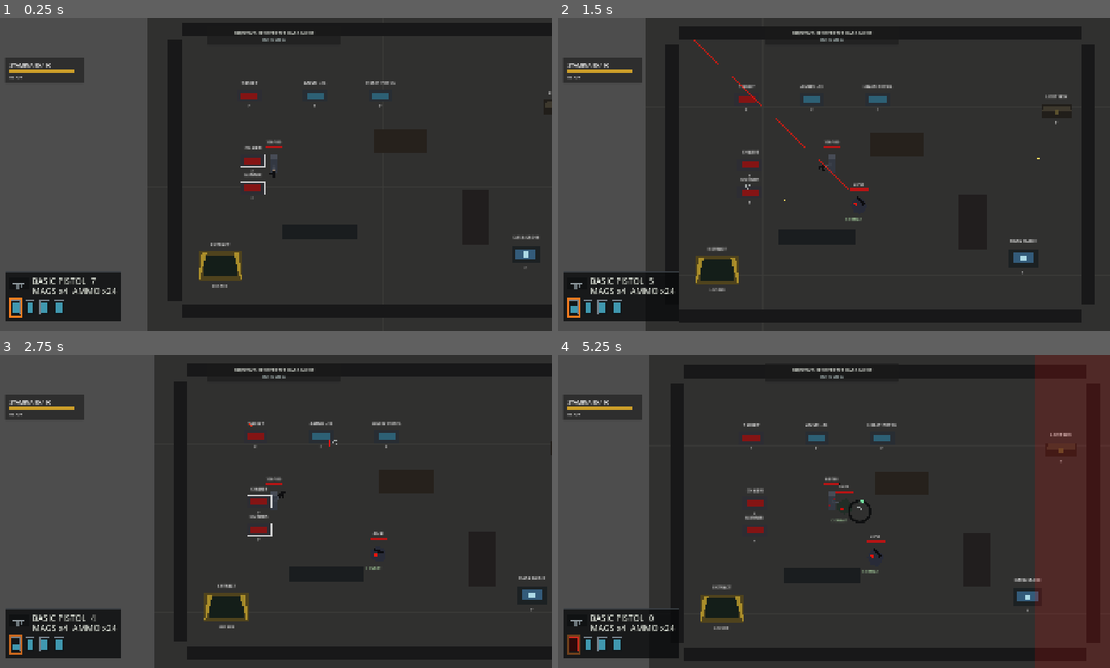
Above: before the commit, frames 1-4 (two rows, left to right).
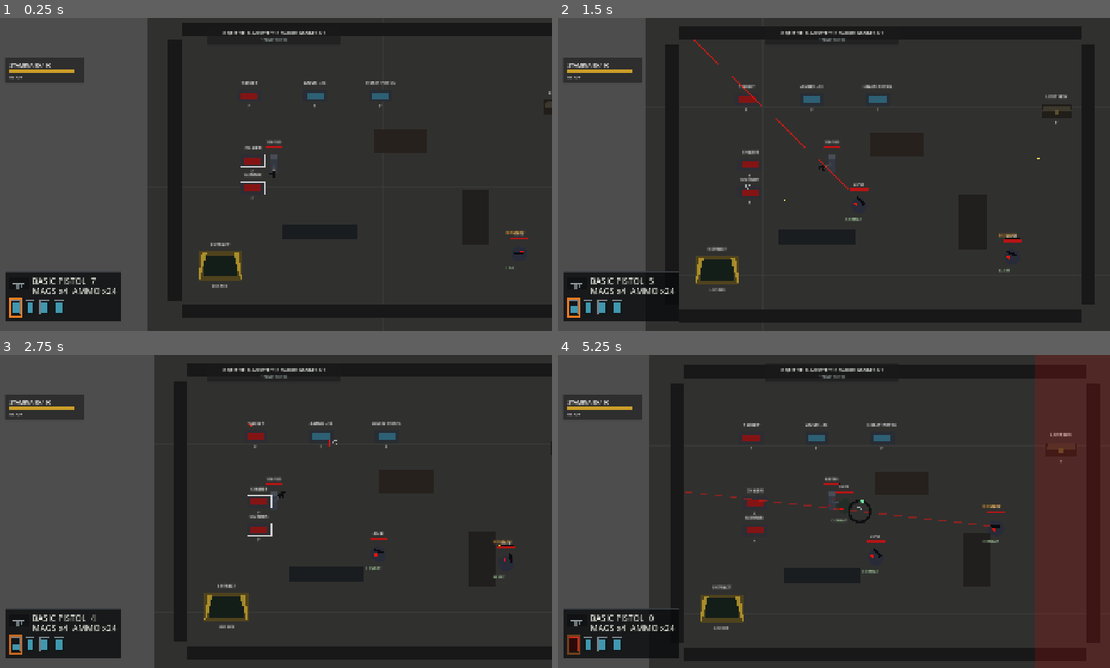
Above: after the commit, the same moments.

Repository: YuiTatsuki1011/projekt-black
Game: Godot game, scene res://scenes/levels/top_down_test_level.tscn
The game is run twice, just before and just after one commit, with the same random seed, the same clock (stepped at 60 frames per second) and the same inputs.
Inputs (mouse positions are in pixels of both pictures, inside the frame that each line leads up to):
- Up to frame 1 (0.25 s): no input
- Up to frame 2 (1.5 s): tap Enter at 0.5 s; move the mouse to (955, 158) at 0.52 s; hold D (move_right) 0.53-1.25 s; tap F (interact) at 0.6 s; click (955, 158) at 0.67 s; tap W (move_up) at 0.77 s; drag from (718, 190) to (834, 174) at 1.27 s
- Up to frame 3 (2.75 s): move the mouse to (331, 442) at 2.02 s; hold A (move_left) from 2.03 s (still down); tap Shift (dodge) at 2.1 s; tap F (interact) at 2.3 s
- Up to frame 4 (5.25 s): release A (move_left) at 2.75 s; drag from (806, 574) to (817, 436) at 2.77 s; move the mouse to (999, 558) at 3.52 s; hold D (move_right) 3.53-4.25 s; tap F (interact) at 3.6, 5.1 s; tap W (move_up) at 3.77 s; drag from (662, 464) to (817, 439) at 4.27 s; move the mouse to (861, 511) at 5.02 s; hold D (move_right) from 5.03 s (still down); click (861, 511) at 5.17 s

The runs differ from the first frame. In frame 1, 0.4% of the frame differs, in the area x 40-98%, y 4-81%; in frame 2, 0.5%; in frame 3, 0.5%; in frame 4, 0.6%, in the area x 23-88%, y 4-82%.

Commit message:
Add elimination mission objective

Diff:
--- a/scenes/levels/top_down_test_level.tscn
+++ b/scenes/levels/top_down_test_level.tscn
@@ -14,7 +14,6 @@
 [ext_resource type="PackedScene" path="res://scenes/enemies/top_down_ranged_enemy.tscn" id="12_top_down_ranged"]
 [ext_resource type="Script" path="res://scripts/levels/top_down_test_level.gd" id="13_top_down_level"]
 [ext_resource type="PackedScene" path="res://scenes/ui/mission_status_hud.tscn" id="14_mission_hud"]
-[ext_resource type="PackedScene" path="res://scenes/interaction/mission_objective.tscn" id="15_mission_objective"]
 [ext_resource type="PackedScene" path="res://scenes/interaction/extraction_point.tscn" id="16_extraction_point"]
 
 [sub_resource type="RectangleShape2D" id="RectangleShape2D_horizontal_wall"]
@@ -163,6 +162,11 @@
 walk_speed = 208.0
 
 [node name="Enemies" type="Node2D" parent="."]
+
+[node name="MissionGunner" parent="Enemies" instance=ExtResource("12_top_down_ranged")]
+position = Vector2(805, 520)
+mission_target_id = &"mission_gunner"
+mission_target_label = "BOUNTY"
 
 [node name="TargetButton" parent="." instance=ExtResource("7_spawn_button")]
 position = Vector2(162, 142)
@@ -196,9 +200,6 @@
 position = Vector2(900, 170)
 container_label = "LOOT BOX"
 
-[node name="MissionObjective" parent="." instance=ExtResource("15_mission_objective")]
-position = Vector2(820, 520)
-
 [node name="ExtractionPoint" parent="." instance=ExtResource("16_extraction_point")]
 position = Vector2(92, 548)
 
--- a/scripts/enemies/top_down_enemy_base.gd
+++ b/scripts/enemies/top_down_enemy_base.gd
@@ -44,6 +44,9 @@
 @export var knockback_strength: float = 120.0
 @export var knockback_recovery: float = 480.0
 @export var hit_flash_time: float = 0.08
+@export var mission_target_id: StringName = &""
+@export var mission_target_label: String = ""
+@export var mission_target_weight: int = 1
 
 @onready var health: Node = get_node_or_null("Health")
 @onready var body_visual: Polygon2D = get_node_or_null("BodyVisual") as Polygon2D
@@ -72,6 +75,7 @@
 var _vision_cone: Polygon2D
 var _detection_bar_root: Node2D
 var _detection_bar_fill: Line2D
+var _mission_target_marker: Label
 
 
 func _ready() -> void:
@@ -86,6 +90,7 @@
 	_configure_debug_label()
 	_configure_vision_cone()
 	_configure_detection_bar()
+	_configure_mission_target_marker()
 	_connect_health_signals()
 	_enemy_ready()
 
@@ -303,6 +308,20 @@
 	_detection_bar_fill.width = 3.0
 	_detection_bar_fill.default_color = Color(1.0, 0.75, 0.16, 0.95)
 	_detection_bar_root.add_child(_detection_bar_fill)
+
+
+func _configure_mission_target_marker() -> void:
+	if mission_target_id == &"":
+		return
+
+	_mission_target_marker = Label.new()
+	_mission_target_marker.name = "MissionTargetMarker"
+	_mission_target_marker.position = Vector2(-32.0, -58.0)
+	_mission_target_marker.z_index = 22
+	_mission_target_marker.text = mission_target_label if not mission_target_label.is_empty() else "TARGET"
+	_mission_target_marker.add_theme_font_size_override("font_size", 10)
+	_mission_target_marker.add_theme_color_override("font_color", Color(1.0, 0.68, 0.2, 0.95))
+	add_child(_mission_target_marker)
 
 
 func _update_awareness(delta: float) -> void:
@@ -691,10 +710,20 @@
 	_is_dead = true
 	collision_layer = 0
 	collision_mask = 0
+	_notify_mission_enemy_defeated()
 	_enemy_died()
 	_spawn_vfx(death_vfx_scene, global_position)
 	_spawn_loot_container()
 	queue_free()
+
+
+func _notify_mission_enemy_defeated() -> void:
+	if mission_target_id == &"":
+		return
+
+	var current_scene := get_tree().current_scene
+	if current_scene != null and current_scene.has_method("notify_mission_enemy_defeated"):
+		current_scene.call("notify_mission_enemy_defeated", mission_target_id, maxi(mission_target_weight, 1), self)
 
 
 func _enemy_died() -> void:
--- a/scripts/levels/top_down_test_level.gd
+++ b/scripts/levels/top_down_test_level.gd
@@ -4,6 +4,11 @@
 const TOP_DOWN_ENEMY_GROUP := "top_down_enemies"
 const NOISE_RIPPLE_SCRIPT := preload("res://scripts/perception/noise_ripple.gd")
 const STEALTH_VIGNETTE_SCRIPT := preload("res://scripts/ui/stealth_vignette_overlay.gd")
+
+enum MissionObjectiveType {
+	INTERACT,
+	ELIMINATION,
+}
 
 @export var navigation_inner_margin: float = 24.0
 @export var navigation_obstacle_margin: float = 12.0
@@ -16,9 +21,12 @@
 @export var stealth_vignette_edge_fraction: float = 0.18
 @export var stealth_vignette_min_thickness: float = 128.0
 @export var stealth_vignette_steps: int = 40
+@export_enum("Interact", "Elimination") var mission_objective_type: int = MissionObjectiveType.ELIMINATION
 @export var mission_objective_id: StringName = &"prototype_cache"
-@export var mission_objective_text: String = "Recover the data cache"
+@export var mission_objective_text: String = "Eliminate the marked gunner"
 @export var mission_extract_text: String = "Reach extraction"
+@export var mission_elimination_target_id: StringName = &"mission_gunner"
+@export var mission_required_kills: int = 1
 
 var _enemy_debug_vision_toggle_was_pressed: bool = false
 var _debug_noise_toggle_was_pressed: bool = false
@@ -29,6 +37,7 @@
 var _extraction_point: Node
 var _mission_objective_complete: bool = false
 var _mission_complete: bool = false
+var _mission_kill_count: int = 0
 
 
 func _ready() -> void:
@@ -89,6 +98,9 @@
 func complete_mission_objective(objective_id: StringName, _source: Node = null) -> bool:
 	if _mission_complete:
 		return false
+	if mission_objective_type != MissionObjectiveType.INTERACT:
+		show_mission_message("Objective requires elimination.")
+		return false
 	if objective_id != mission_objective_id:
 		show_mission_message("Unknown objective.")
 		return false
@@ -100,6 +112,23 @@
 	show_mission_message("Objective secured. Extraction available.")
 	_update_mission_display()
 	return true
+
+
+func notify_mission_enemy_defeated(target_id: StringName, count: int = 1, _source: Node = null) -> void:
+	if _mission_complete or _mission_objective_complete:
+		return
+	if mission_objective_type != MissionObjectiveType.ELIMINATION:
+		return
+	if target_id != mission_elimination_target_id:
+		return
+
+	_mission_kill_count = mini(_mission_kill_count + maxi(count, 1), maxi(mission_required_kills, 1))
+	if _mission_kill_count >= maxi(mission_required_kills, 1):
+		_mission_objective_complete = true
+		show_mission_message("Target eliminated. Extraction available.")
+	else:
+		show_mission_message("Target eliminated. %d/%d" % [_mission_kill_count, mission_required_kills])
+	_update_mission_display()
 
 
 func request_extraction(_source: Node = null) -> bool:
@@ -129,6 +158,13 @@
 		elif _mission_objective_complete:
 			_mission_hud.set_objective_text("OBJECTIVE: %s" % mission_extract_text.to_upper())
 			_mission_hud.set_status_text("RETURN TO EXTRACTION")
+		elif mission_objective_type == MissionObjectiveType.ELIMINATION:
+			_mission_hud.set_objective_text("OBJECTIVE: %s %d/%d" % [
+				mission_objective_text.to_upper(),
+				_mission_kill_count,
+				maxi(mission_required_kills, 1),
+			])
+			_mission_hud.set_status_text("TARGET ACTIVE")
 		else:
 			_mission_hud.set_objective_text("OBJECTIVE: %s" % mission_objective_text.to_upper())
 			_mission_hud.set_status_text("IN PROGRESS")
Not shown: 1 places in scenes/levels/top_down_test_level.tscn that only renumber resources
Not shown, changed: docs/MISSION_HANDOFF.md
